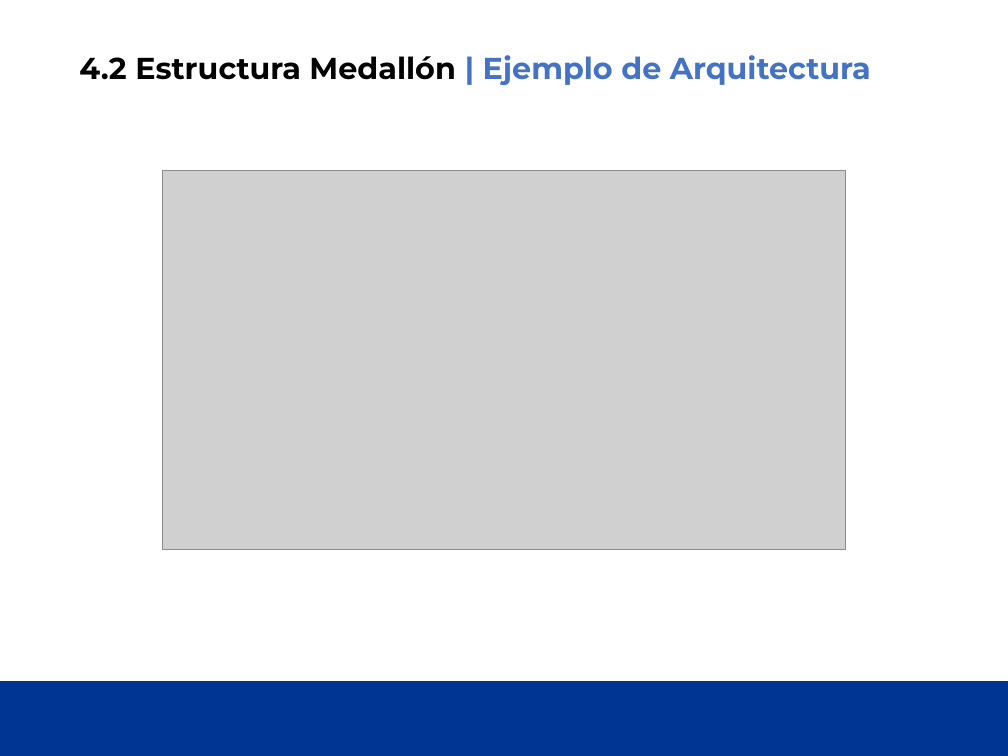
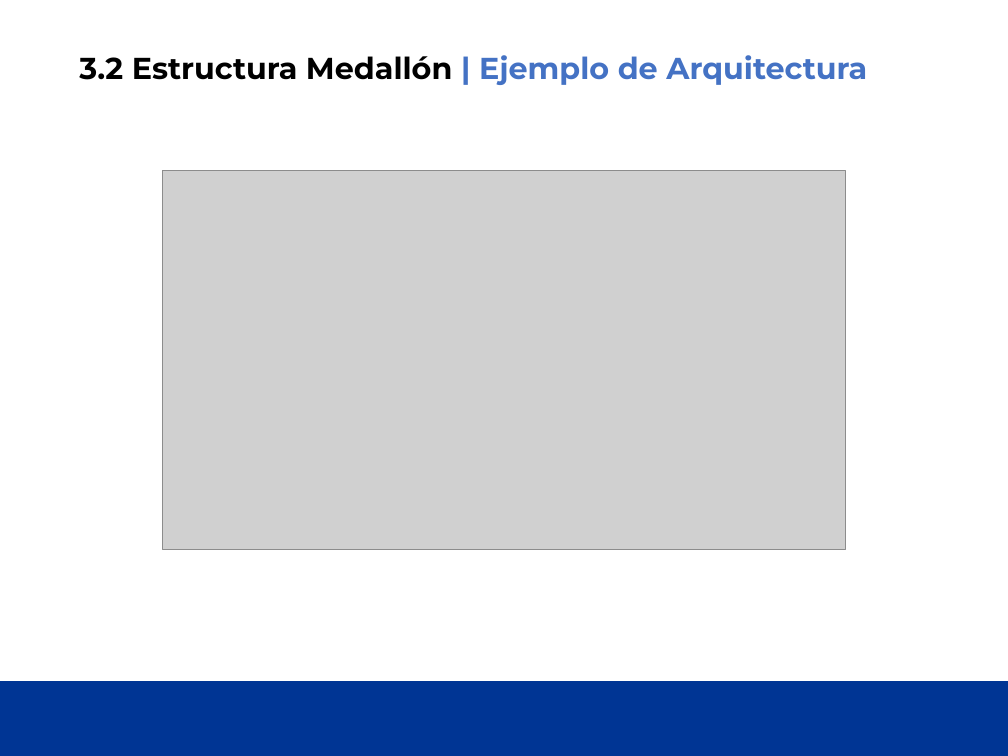
Before and after one commit to cpl-ceste/databricks_governance, a slide deck: slide 11 of UC_Course_Sesion1/UCDatabrick - Sesion 1.pptx (slide 9 before the commit). Drawn at 1008x756 pixels with LibreOffice and Linux fonts; fonts in the diff are those of the drawing; grey boxes stand for pictures; background and template pictures are left out. Boxes give left, top, right and bottom in pixels: in the first picture for what was removed or moved away, otherwise in the second. Text is boxed around its words. In the diff, an @@ line names an element or a change of style, - is before the commit and + after.

```diff
--- a/UC_Course_Sesion1/UCDatabrick - Sesion 1.pptx
+++ b/UC_Course_Sesion1/UCDatabrick - Sesion 1.pptx
@@ title at bbox=[79, 55, 867, 85]: text changed @@
-4.2 Estructura Medallón | Ejemplo de Arquitectura
+3.2 Estructura Medallón | Ejemplo de Arquitectura
```
Also in this commit, not shown: 9 other slides changed, 4 slides added, 1 other file.
